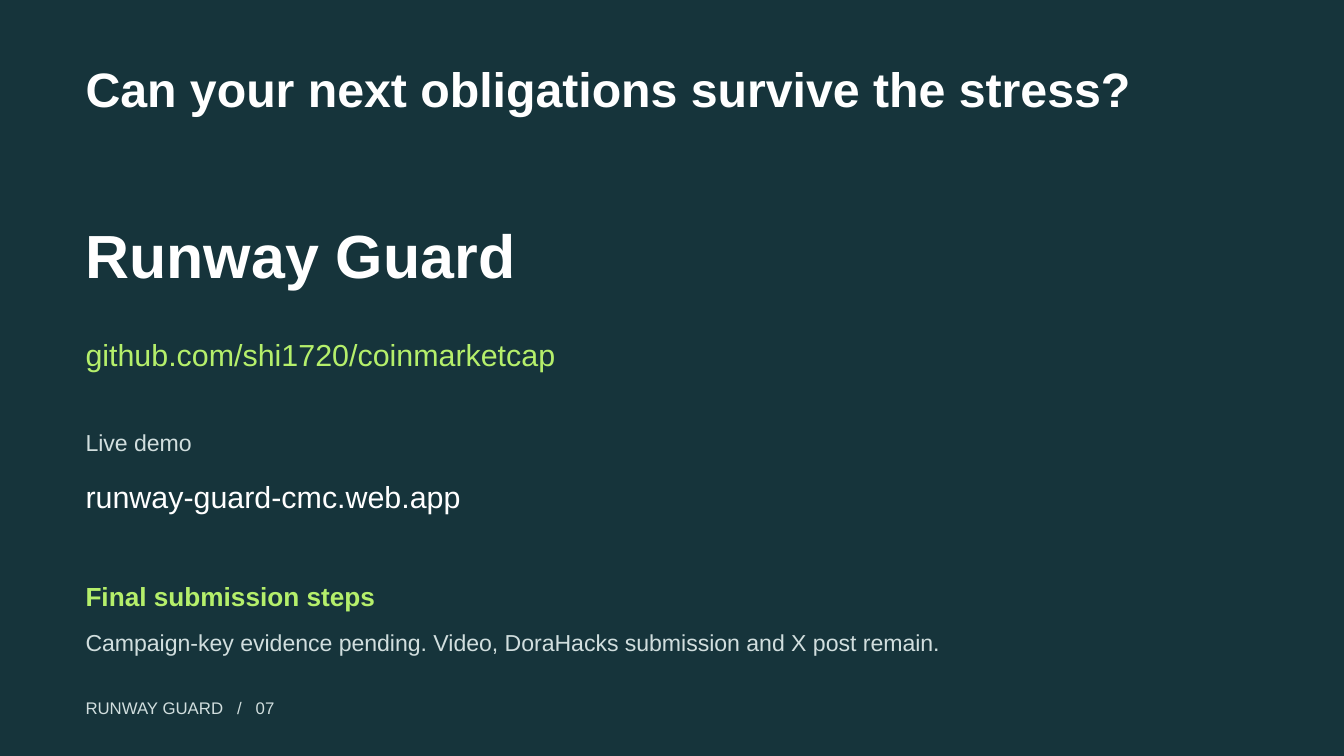
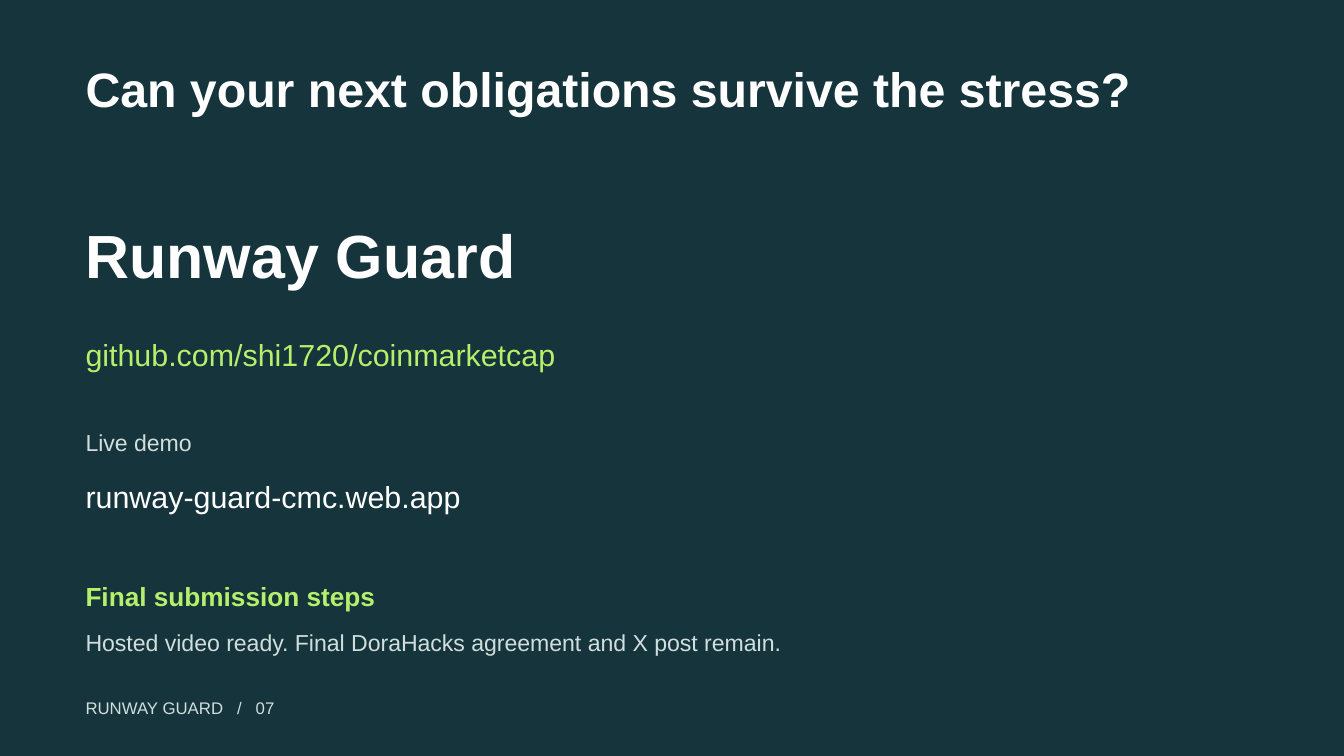
Before and after one commit to shi1720/coinmarketcap, a slide deck: slide 7 of docs/assets/Runway-Guard-Pitch.pptx. Drawn at 1344x756 pixels with LibreOffice and Linux fonts; fonts in the diff are those of the drawing. Boxes give left, top, right and bottom in pixels: in the first picture for what was removed or moved away, otherwise in the second. Text is boxed around its words. In the diff, an @@ line names an element or a change of style, - is before the commit and + after.

```diff
--- a/docs/assets/Runway-Guard-Pitch.pptx
+++ b/docs/assets/Runway-Guard-Pitch.pptx
@@ text at (x1=86, y1=634, x2=781, y2=656): text changed @@
-Campaign-key evidence pending. Video, DoraHacks submission and X post remain.
+Hosted video ready. Final DoraHacks agreement and X post remain.
```
Also in this commit, not shown: 1 other slide changed, 19 other files.
